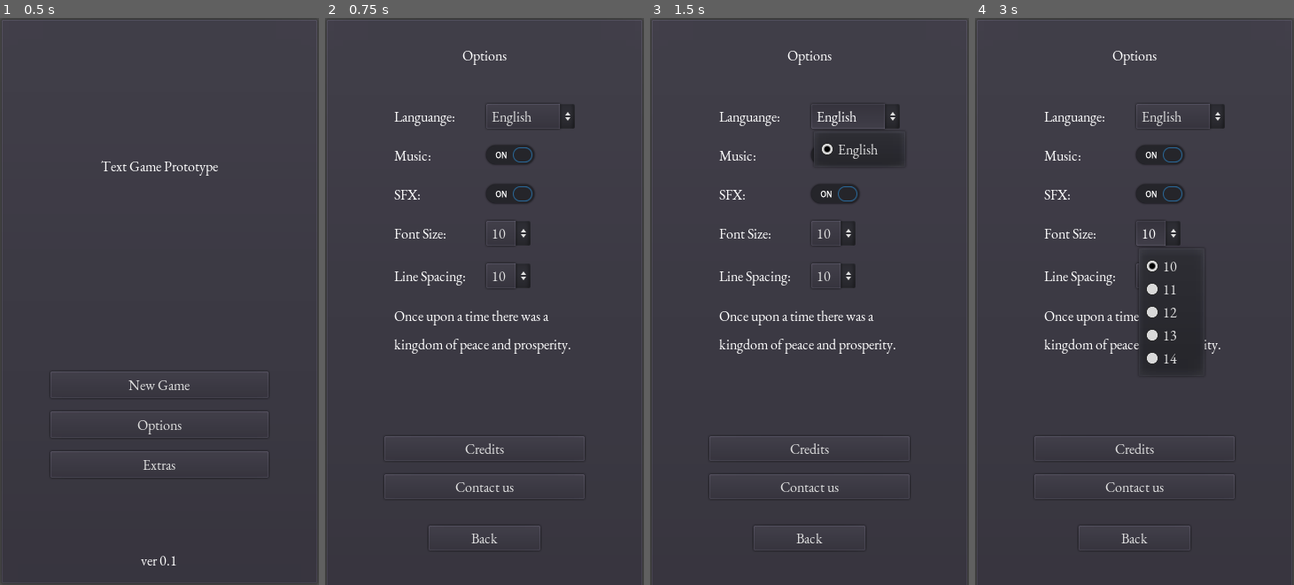
Above: before the commit, frames 1-4 (left to right).
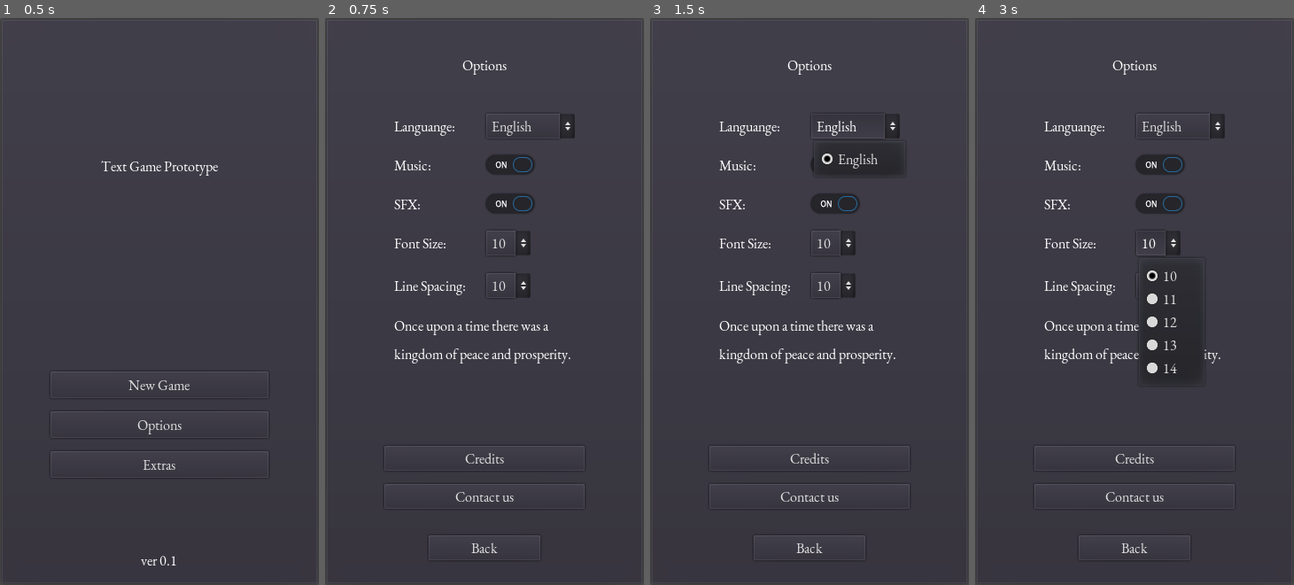
Above: after the commit, the same moments.

Repository: philipuriarte/A-Churchyard-of-Orphans
Game: Godot game, scene res://scenes/main.tscn
Two runs of this game, one before a commit and one after it. Both use one fixed random seed, a clock stepped at 60 frames per second and the inputs below.
Inputs (mouse positions are in pixels of both pictures, inside the frame that each line leads up to; where the layout moved, square brackets give the same spot in the first picture):
- Up to frame 1 (0.5 s): no input
- Up to frame 2 (0.75 s): click "Options" at 0.5 s
- Up to frame 3 (1.5 s): click "English" at 1.25 s
- Up to frame 4 (3 s): click (1160, 205) [1160, 193] at 2 s; click "10" at 2.75 s

Frame 1 is identical in both runs. In frame 2, 4.9% of the frame differs, in the area x 18-82%, y 5-95%; in frame 3, 4.9%; in frame 4, 5.0%.

Commit message:
Delete BottomText to free space

Diff:
--- a/scenes/options_screen/options_screen.tscn
+++ b/scenes/options_screen/options_screen.tscn
@@ -16,7 +16,7 @@
 margin_left = 7.0
 margin_top = 7.0
 margin_right = 353.0
-margin_bottom = 666.0
+margin_bottom = 633.0
 custom_constants/margin_right = 10
 custom_constants/margin_top = 10
 custom_constants/margin_left = 10
@@ -26,22 +26,23 @@
 margin_left = 10.0
 margin_top = 10.0
 margin_right = 336.0
-margin_bottom = 649.0
+margin_bottom = 616.0
 custom_constants/separation = 30
 alignment = 1
 
 [node name="OptionsLabel" type="Label" parent="MarginContainer/MainCointainer"]
-margin_right = 326.0
-margin_bottom = 50.0
+margin_top = 11.0
+margin_right = 326.0
+margin_bottom = 61.0
 rect_min_size = Vector2( 0, 50 )
 text = "Options"
 align = 1
 valign = 1
 
 [node name="CenterContainer" type="CenterContainer" parent="MarginContainer/MainCointainer"]
-margin_top = 80.0
-margin_right = 326.0
-margin_bottom = 425.0
+margin_top = 91.0
+margin_right = 326.0
+margin_bottom = 436.0
 
 [node name="OptionsContainer" type="VBoxContainer" parent="MarginContainer/MainCointainer/CenterContainer"]
 margin_left = 61.0
@@ -183,9 +184,9 @@
 autowrap = true
 
 [node name="ExtrasMargin" type="MarginContainer" parent="MarginContainer/MainCointainer"]
-margin_top = 455.0
-margin_right = 326.0
-margin_bottom = 526.0
+margin_top = 466.0
+margin_right = 326.0
+margin_bottom = 537.0
 custom_constants/margin_right = 50
 custom_constants/margin_left = 50
 
@@ -215,9 +216,9 @@
 text = "Contact us"
 
 [node name="ButtonMargin" type="MarginContainer" parent="MarginContainer/MainCointainer"]
-margin_top = 556.0
-margin_right = 326.0
-margin_bottom = 584.0
+margin_top = 567.0
+margin_right = 326.0
+margin_bottom = 595.0
 custom_constants/margin_right = 100
 custom_constants/margin_left = 100
 
@@ -229,15 +230,6 @@
 focus_mode = 0
 enabled_focus_mode = 0
 text = "Back"
-
-[node name="BottomText" type="Label" parent="MarginContainer/MainCointainer"]
-margin_top = 614.0
-margin_right = 326.0
-margin_bottom = 639.0
-rect_min_size = Vector2( 0, 25 )
-text = "ver 0.1"
-align = 1
-valign = 2
 
 [connection signal="item_selected" from="MarginContainer/MainCointainer/CenterContainer/OptionsContainer/Languange/LangOptions" to="." method="_on_LangOptions_item_selected"]
 [connection signal="toggled" from="MarginContainer/MainCointainer/CenterContainer/OptionsContainer/MusicContainer/Music/MusicButton" to="." method="_on_MusicButton_toggled"]
